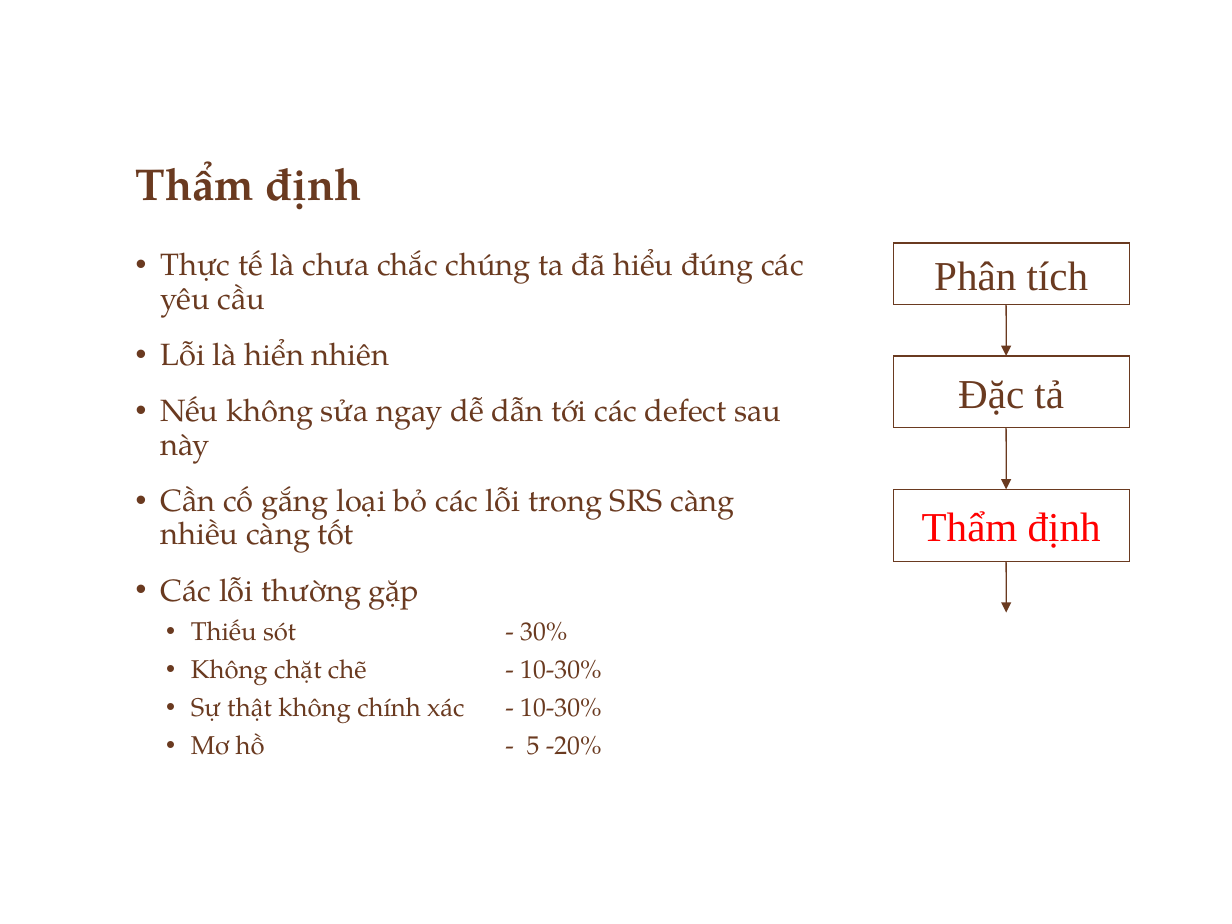
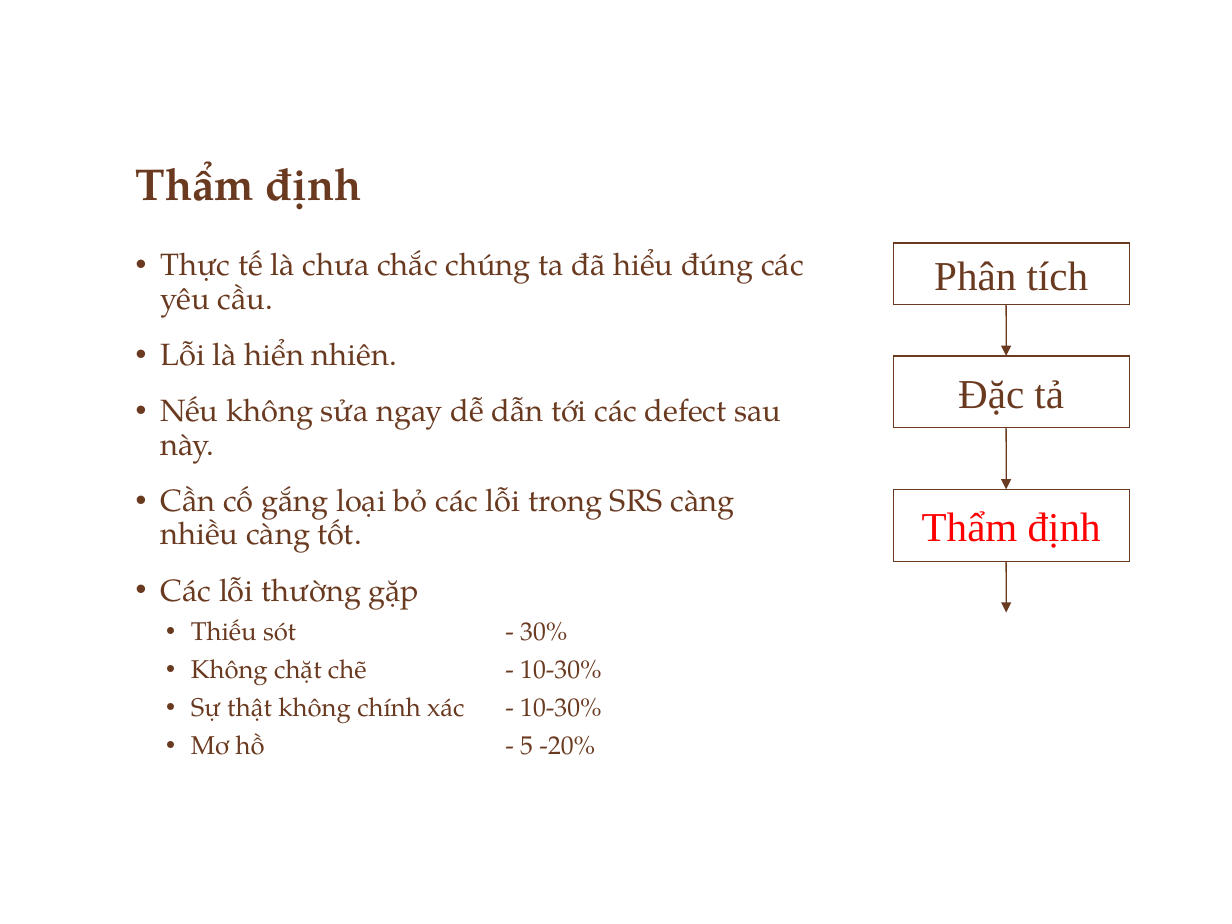
Before and after one commit to ChrisJamison/seminar_cnpm, a slide deck: slide 37 of Seminar/Software Requirement.pptx. Drawn at 1232x924 pixels with LibreOffice and Linux fonts; fonts in the diff are those of the drawing; background and template pictures are left out. Boxes give left, top, right and bottom in pixels: in the first picture for what was removed or moved away, otherwise in the second. Text is boxed around its words. In the diff, an @@ line names an element or a change of style, - is before the commit and + after.

```diff
--- a/Seminar/Software Requirement.pptx
+++ b/Seminar/Software Requirement.pptx
@@ text at [160, 249, 804, 553]: text changed @@
-• Thực tế là chưa chắc chúng ta đã hiểu đúng các yêu cầu
-• Lỗi là hiển nhiên
-• Nếu không sửa ngay dễ dẫn tới các defect sau này
-• Cần cố gắng loại bỏ các lỗi trong SRS càng nhiều càng tốt
+• Thực tế là chưa chắc chúng ta đã hiểu đúng các yêu cầu.
+• Lỗi là hiển nhiên.
+• Nếu không sửa ngay dễ dẫn tới các defect sau này.
+• Cần cố gắng loại bỏ các lỗi trong SRS càng nhiều càng tốt.
```
Also in this commit, not shown: 14 other slides changed, 7 slides added, 1 slide removed.
